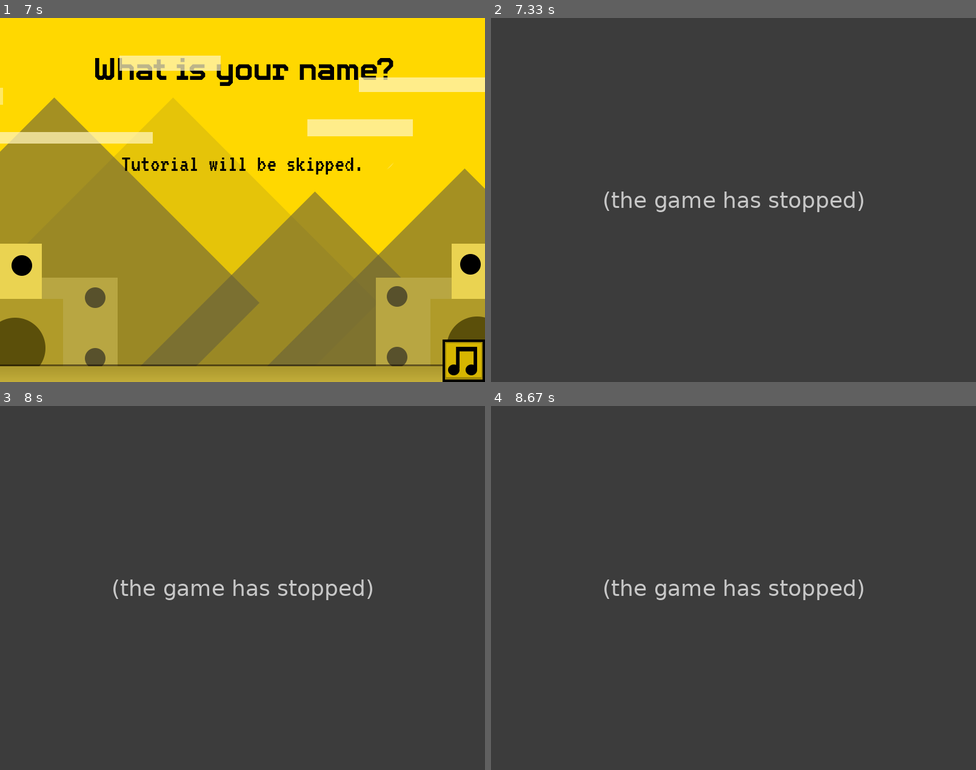
Above: before the commit, frames 1-4 (two rows, left to right).
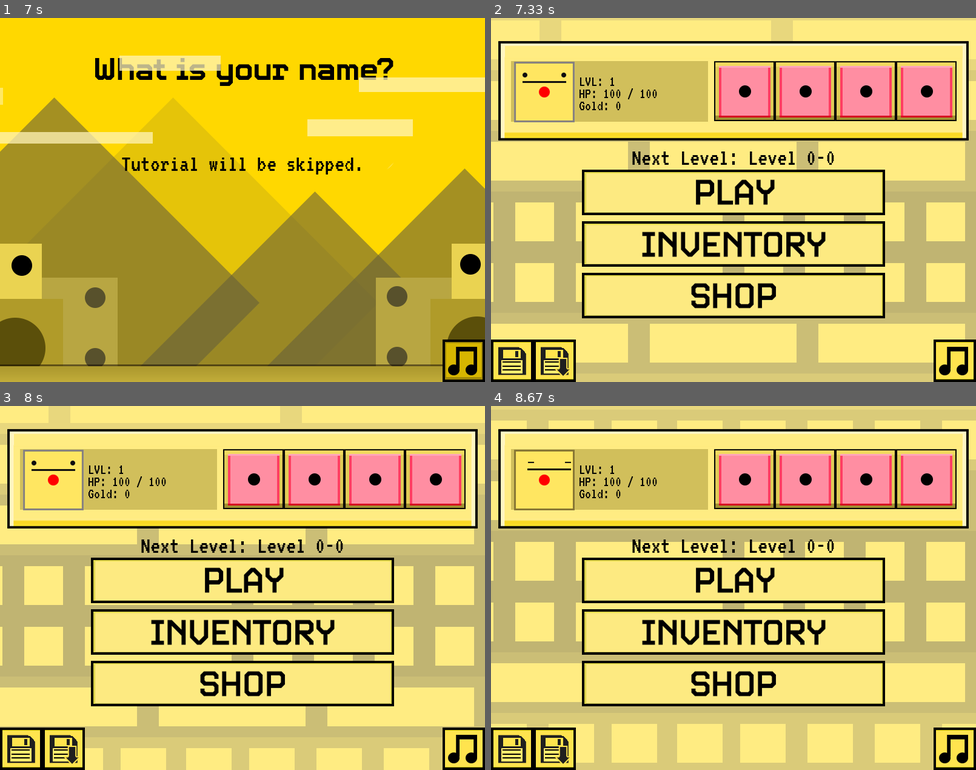
Above: after the commit, the same moments.

Repository: bloopsoup/DANGERdice
Game: pygame game, started from DANGERdice.py
Same seed, same stepped clock (60 frames per second), same inputs: the game is played once before the commit and once after it.
Inputs (mouse positions are in pixels of both pictures, inside the frame that each line leads up to):
- Up to frame 1 (7 s): hold A 0.33-0.87 s; move the mouse to (232, 243) at 0.37 s; tap U at 0.9 s; hold W 2.23-2.7 s; move the mouse to (116, 312) at 2.27 s; click (184, 174) at 3.45 s; click (242, 203) at 3.78 s; press the mouse at (465, 360) at 4.27 s; move the mouse to (320, 298) at 4.37 s; release the mouse at (174, 232) at 4.5 s; press the mouse at (242, 119) at 4.6 s; move the mouse to (271, 138) at 4.7 s; release the mouse at (300, 159) at 4.83 s; press the mouse at (242, 167) at 4.93 s; move the mouse to (155, 229) at 5.03 s; release the mouse at (67, 287) at 5.17 s; press the mouse at (446, 119) at 5.27 s; move the mouse to (368, 98) at 5.37 s; release the mouse at (291, 76) at 5.5 s
- Up to frame 2 (7.33 s): no input
- Up to frame 3 (8 s): no input
- Up to frame 4 (8.67 s): no input

Frame 1 is identical in both runs. In frame 2, 100% of the frame differs, in the area x 0-100%, y 0-100%; in frame 3, 100%; in frame 4, 100%.
Error before the commit: KeyError: 'player_menu' (state_manager.py line 26); the game stopped at 7.1 s (later frames are placeholders)

Commit message:
connected states together

Diff:
--- a/DANGERdice.py
+++ b/DANGERdice.py
@@ -1,10 +1,21 @@
 from core import run
-from game.states import Attributions, Intro, MainMenu, Story, Tutorial
+from game.states import Attributions, Battle, Ending, GameOver, Intro, Inventory, Load, Loot, MainMenu, PlayerMenu, \
+    Preamble, Save, Shop, Story, Tutorial
 
 states = {
     "attributions": Attributions(),
+    "battle": Battle(),
+    "ending": Ending(),
+    "game_over": GameOver(),
     "intro": Intro(),
+    "inventory": Inventory(),
+    "load": Load(),
+    "loot": Loot(),
     "main_menu": MainMenu(),
+    "player_menu": PlayerMenu(),
+    "preamble": Preamble(),
+    "save": Save(),
+    "shop": Shop(),
     "story": Story(),
     "tutorial": Tutorial()
 }
--- a/entities/enemies/player.py
+++ b/entities/enemies/player.py
@@ -46,7 +46,7 @@
         self.health = 100
         self.max_health = 100
         self.money = 0
-        self.preference = []
+        self.preference = ["basic1", "basic1"]
         self.inventory = []
         self.exp = 0
 
--- a/entities/level/level_manager.py
+++ b/entities/level/level_manager.py
@@ -28,8 +28,8 @@
                 stage.append({"name": f"Level {i}-{j}",
                               "tier": i,
                               "enemy": enemy_list.pop(random.randint(0, len(enemy_list) - 1)),
-                              "dest": random.choice(self.exits) if (i, j) == (len(self.structure)-1, num_levels-1)
-                              else self.ending})
+                              "dest": self.ending if (i, j) == (len(self.structure)-1, num_levels-1)
+                              else random.choice(self.exits)})
             levels.append(stage)
         return levels
 
--- a/game/config/dialogue_config.py
+++ b/game/config/dialogue_config.py
@@ -1,8 +1,4 @@
-AARON_0 = [["Greetings! ``````I am the tutorial man.", "And it looks like you need a tutorial!",
-            "Uh... `````weren't you the one that got the last of my money?",
-            "Yes, ````but many others haven't gotten their money.",
-            "They want to fight you for it, so let's prepare you!",
-            "Sure..."], [(1, 0), (1, 1), (0, 0), (1, 0), (1, 1), (0, 0)]]
+AARON_0 = [["Oh.", "I feel like I'm going to lose."], [(1, 0), (1, 1)]]
 AARON_1 = [["Well well well.", "We meet again."], [(1, 0), (1, 3)]]
 AARON_2 = [["Got any good places for food?", "I know a good curry place.", "Ew."], [(1, 0), (0, 1), (1, 3)]]
 AARON_3 = [["It sure is hot over here.", "Then go home.", "No."], [(1, 5), (0, 3), (1, 4)]]
--- a/game/states/__init__.py
+++ b/game/states/__init__.py
@@ -1,6 +1,15 @@
 from .attributions import Attributions
 from .battle import Battle
+from .ending import Ending
+from .game_over import GameOver
 from .intro import Intro
+from .inventory import Inventory
+from .load import Load
+from .loot import Loot
 from .main_menu import MainMenu
+from .player_menu import PlayerMenu
+from .preamble import Preamble
+from .save import Save
+from .shop import Shop
 from .story import Story
 from .tutorial import Tutorial
--- a/game/states/battle.py
+++ b/game/states/battle.py
@@ -29,7 +29,8 @@
     def setup_state(self):
         l_data = self.level_manager.get_level()
         self.player_set = create_dice_set(self.player.get_preference())
-        self.enemy, self.enemy_set = create_enemy(l_data["enemy"], l_data["tier"]), create_dice_set(self.enemy.get_preference())
+        self.enemy = create_enemy(l_data["enemy"], l_data["tier"])
+        self.enemy_set = create_dice_set(self.enemy.get_preference())
         self.damage_handler = DamageHandler([self.player, self.enemy])
         self.destination = l_data["dest"]
         self.enemy_display = Idle(get_all_sprites(l_data["enemy"]), (0, 0), None, load_idle_animation(l_data["enemy"]))
--- a/game/states/story.py
+++ b/game/states/story.py
@@ -16,7 +16,7 @@
         self.aaron_display = Idle(get_all_sprites("aaron"), (0, 0), None, load_idle_animation("aaron"))
         self.dorita_display = Idle(get_all_sprites("dorita"), (0, 0), None, load_idle_animation("dorita"))
         self.dialogue_box = DialogueBox([get_image("text_box")], (100, 350), DIALOGUE_DEFAULT,
-                                        lambda: self.to("pre_tutorial"), self.load_story_dialogue())
+                                        lambda: self.to("tutorial"), self.load_story_dialogue())
 
     def setup_canvas(self):
         self.canvas.add_element(StaticBG([get_image("casino")], (0, 0)), "")
